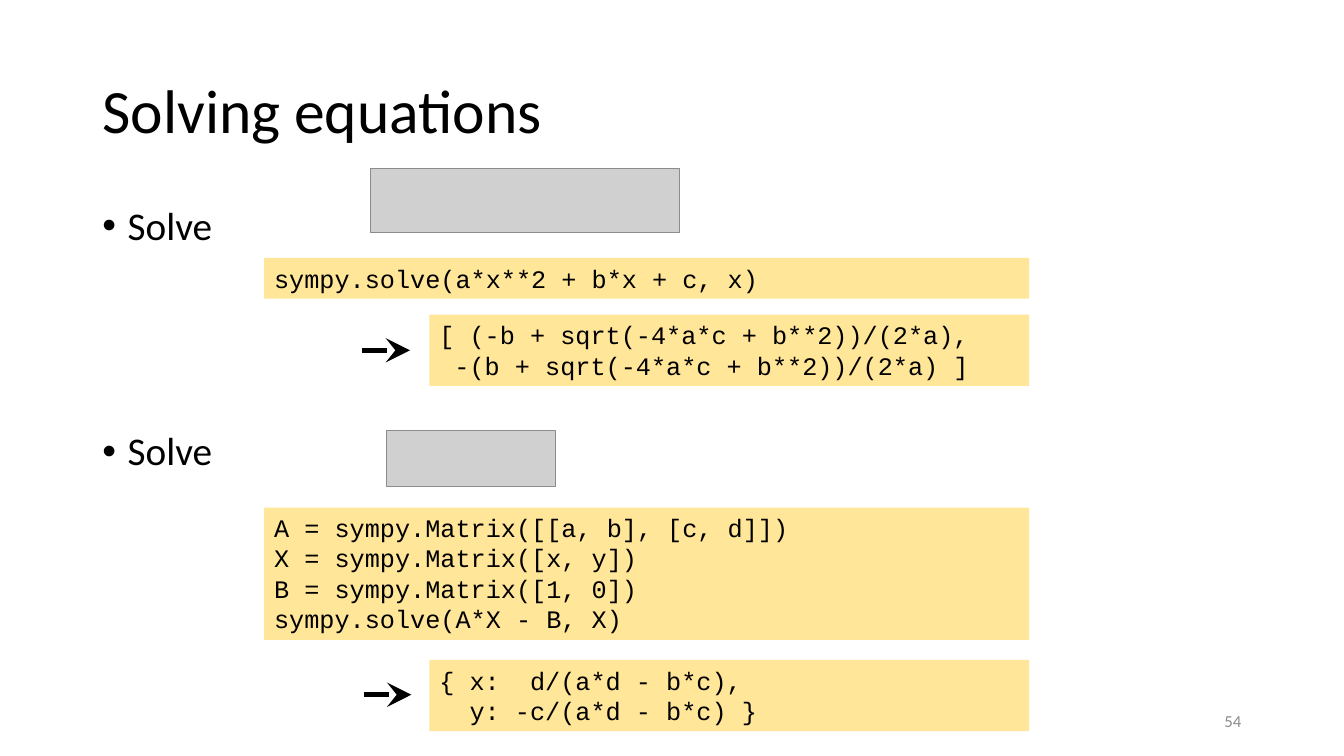
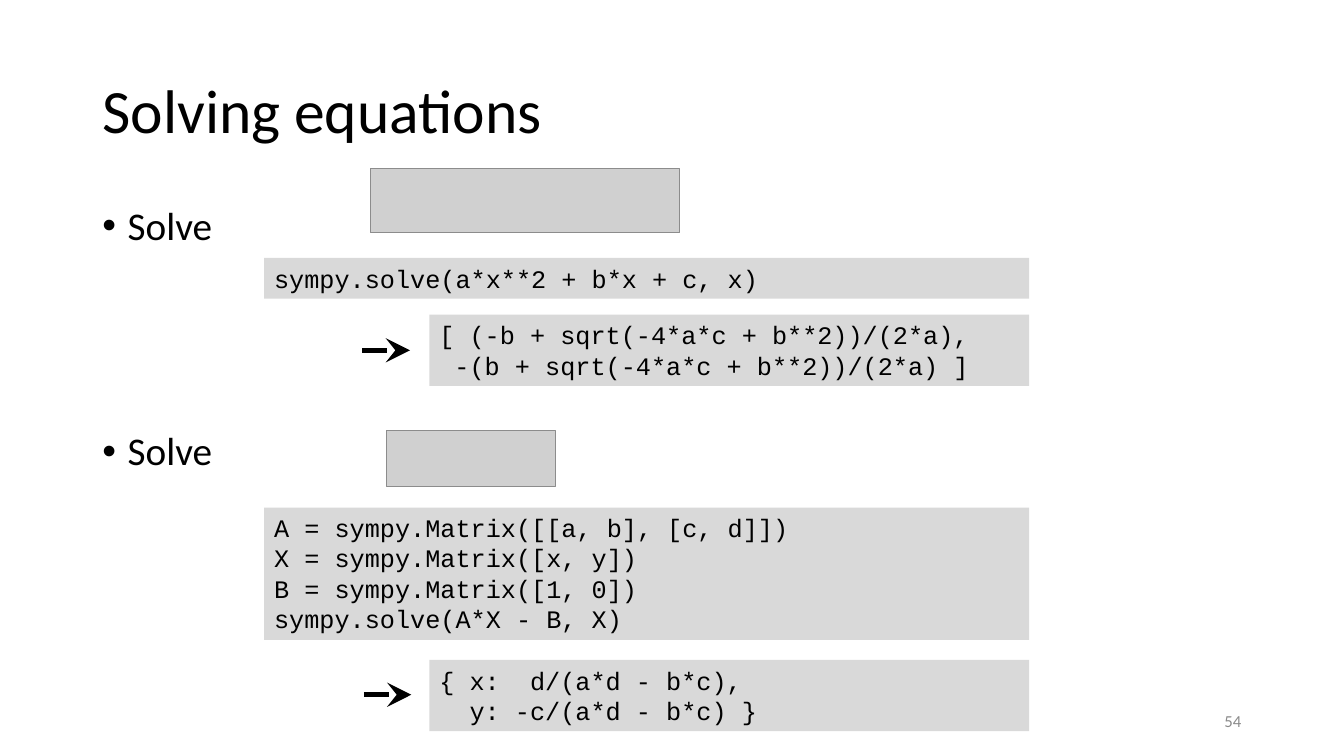
Before and after one commit to gjbex/Scientific-Python, a slide deck: slide 54 of scientific_python.pptx. Drawn at 1344x756 pixels with LibreOffice and Linux fonts; fonts in the diff are those of the drawing; grey boxes stand for pictures. Boxes give left, top, right and bottom in pixels: in the first picture for what was removed or moved away, otherwise in the second. Text is boxed around its words. In the diff, an @@ line names an element or a change of style, - is before the commit and + after.

Commit message:
Fix formatting sympy section

```diff
--- a/scientific_python.pptx
+++ b/scientific_python.pptx
@@ fill #FFE699 to #D9D9D9 in 4 elements at [264,258,1029,298], [430,315,1029,386], [264,508,1029,640], [430,660,1029,732] @@
```
Also in this commit, not shown: 8 other slides changed.
